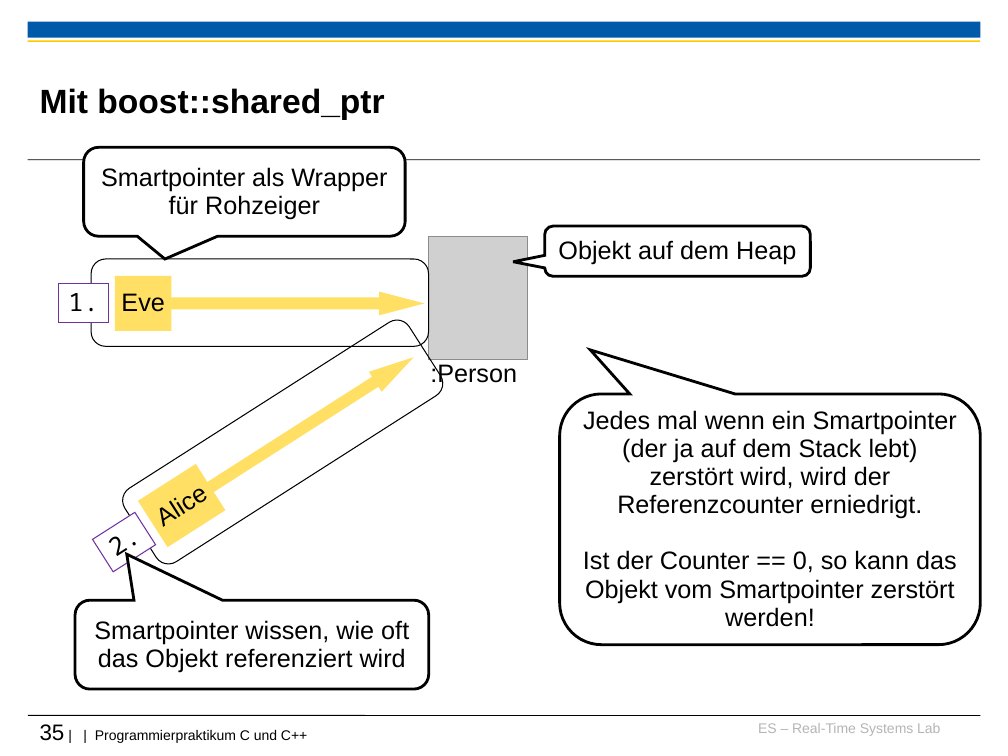
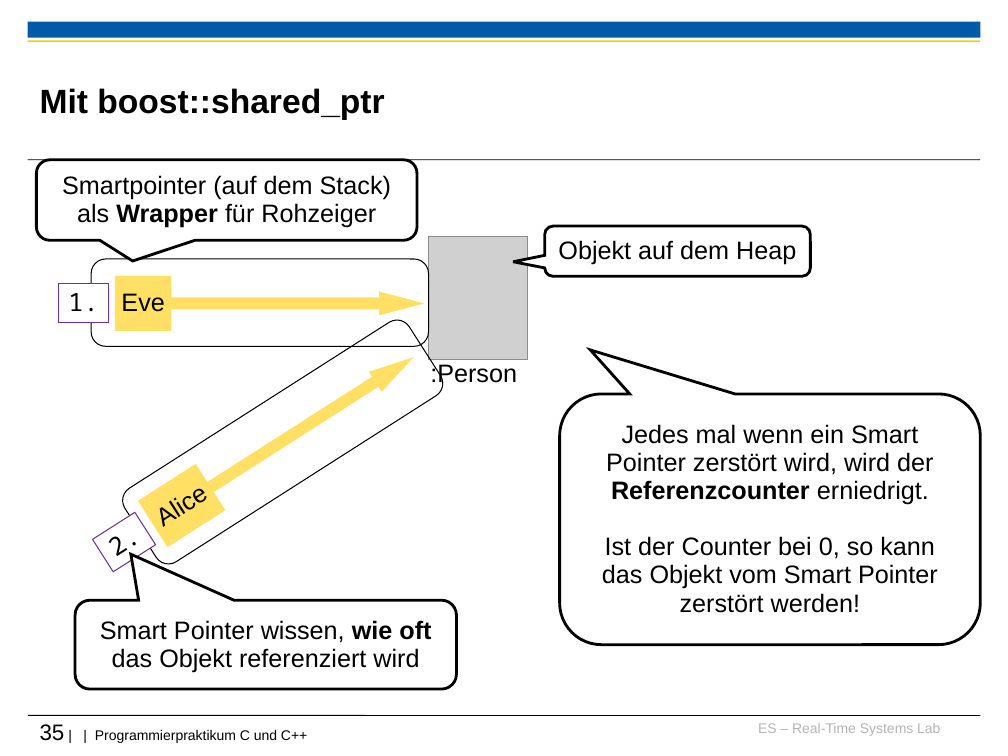
Before and after one commit to h82k/tud-cppp, a slide deck: slide 35 of Vorlesung/2 Speicherverwaltung_F36.ppt. Drawn at 1008x756 pixels with LibreOffice and Linux fonts; fonts in the diff are those of the drawing; grey boxes stand for pictures; background and template pictures are left out. Boxes give left, top, right and bottom in pixels: in the first picture for what was removed or moved away, otherwise in the second. Text is boxed around its words. In the diff, an @@ line names an element or a change of style, - is before the commit and + after.

```diff
--- a/Vorlesung/2 Speicherverwaltung_F36.ppt
+++ b/Vorlesung/2 Speicherverwaltung_F36.ppt
@@ rounded speech box "Smartpointer (auf dem Stack) als ...": place and size @@
-rounded speech box "Smartpointer (auf dem Stack) als ..." at (84,147,405,236)
+rounded speech box "Smartpointer (auf dem Stack) als ..." at (36,160,417,241)
@@ text in rounded speech box at (62,175,391,228): text changed @@
-Smartpointer als Wrapper für Rohzeiger
+Smartpointer (auf dem Stack) als Wrapper für Rohzeiger
@@ text in rounded speech box at (602,424,938,613): text changed @@
-Jedes mal wenn ein Smartpointer (der ja auf dem Stack lebt) zerstört wird, wird der Referenzcounter erniedrigt.
-Ist der Counter == 0, so kann das Objekt vom Smartpointer zerstört werden!
+Jedes mal wenn ein Smart Pointer zerstört wird, wird der Referenzcounter erniedrigt.
+Ist der Counter bei 0, so kann das Objekt vom Smart Pointer zerstört werden!
@@ rounded speech box "Smart Pointer wissen, wie oft ...": place and size @@
-rounded speech box "Smart Pointer wissen, wie oft ..." at (75,600,428,688)
+rounded speech box "Smart Pointer wissen, wie oft ..." at (75,600,456,688)
@@ text in rounded speech box at (100,620,431,672): text changed @@
-Smartpointer wissen, wie oft das Objekt referenziert wird
+Smart Pointer wissen, wie oft das Objekt referenziert wird
```
Also in this commit, not shown: 23 other slides changed.
